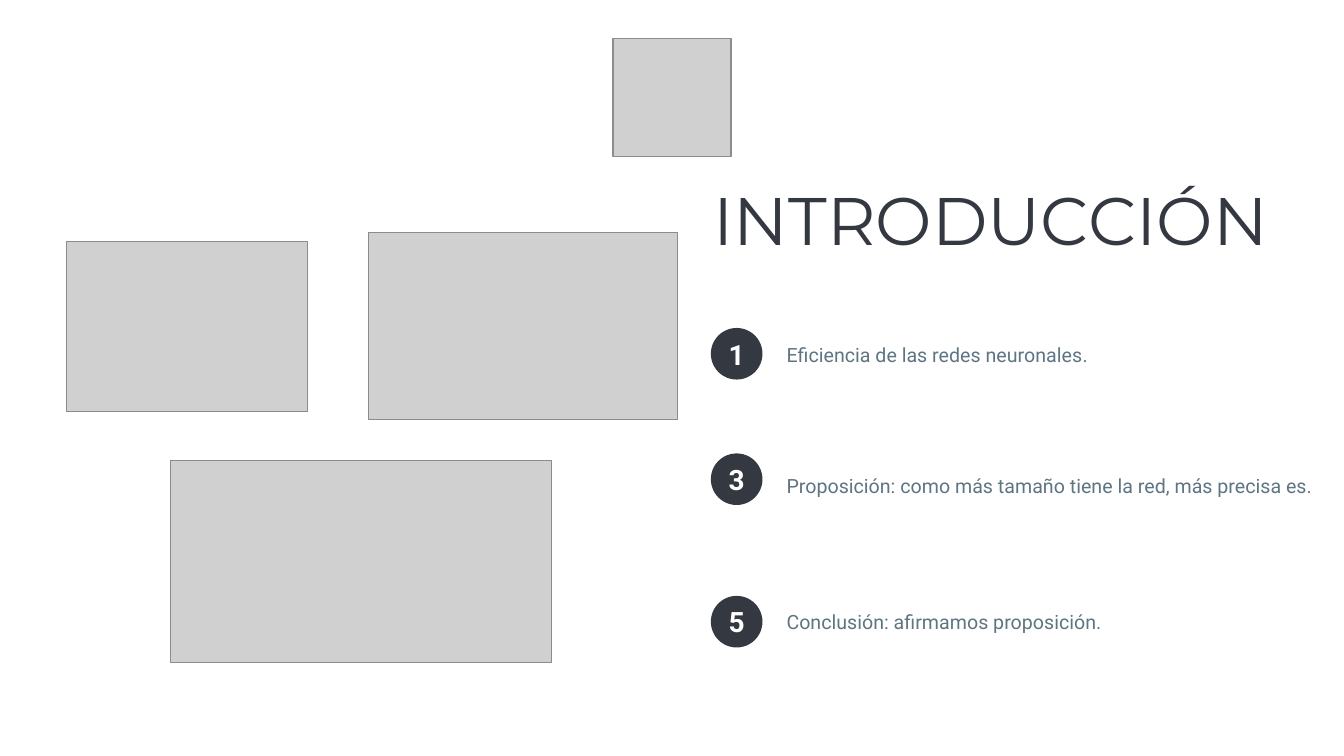
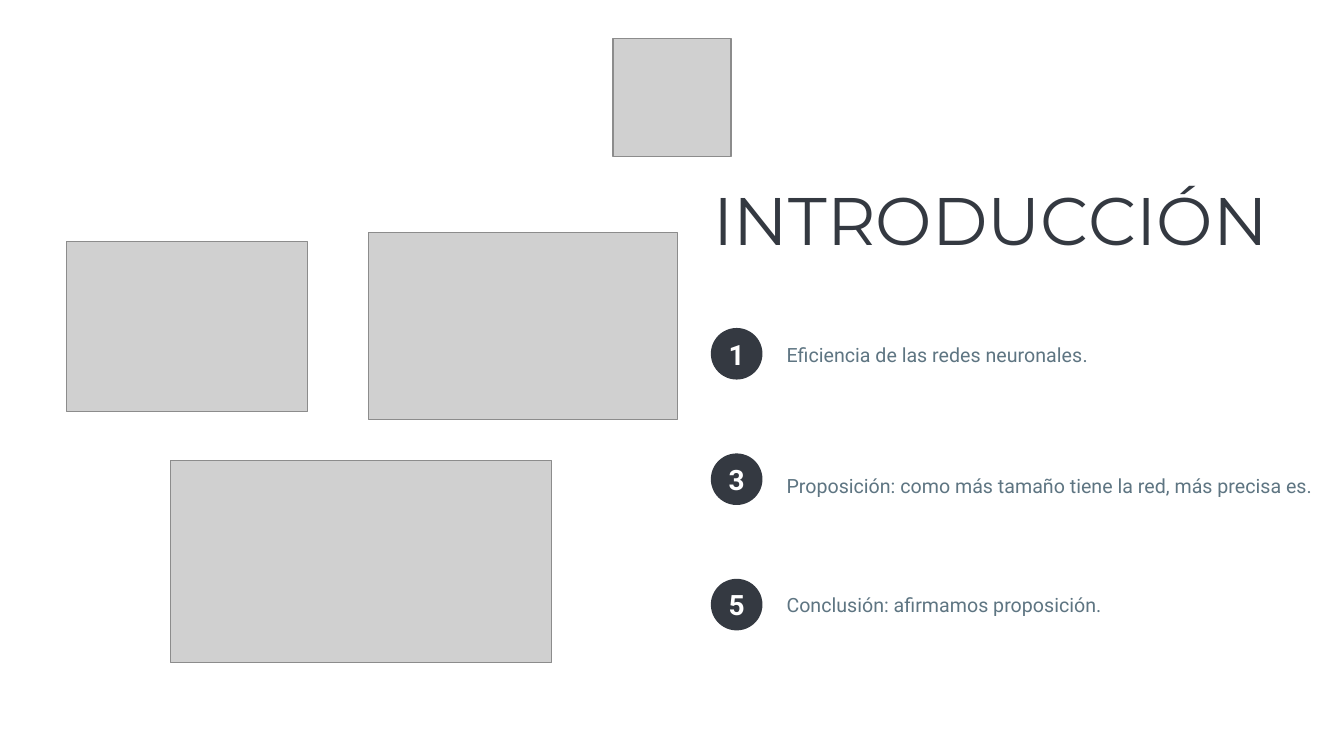
Before and after one commit to MrRobb/PE-B7, a slide deck: slide 2 of Presentación/Diapos.pptx. Drawn at 1344x756 pixels with LibreOffice and Linux fonts; fonts in the diff are those of the drawing; grey boxes stand for pictures. Boxes give left, top, right and bottom in pixels: in the first picture for what was removed or moved away, otherwise in the second. Text is boxed around its words. In the diff, an @@ line names an element or a change of style, - is before the commit and + after.

```diff
--- a/Presentación/Diapos.pptx
+++ b/Presentación/Diapos.pptx
@@ 2 texts, 1 ellipse: place and size @@
-2 texts, 1 ellipse at box(711, 596, 1101, 647)
+2 texts, 1 ellipse at box(711, 579, 1101, 630)
```
Also in this commit, not shown: 1 other slide changed, 4 slides added, 5 other files.
